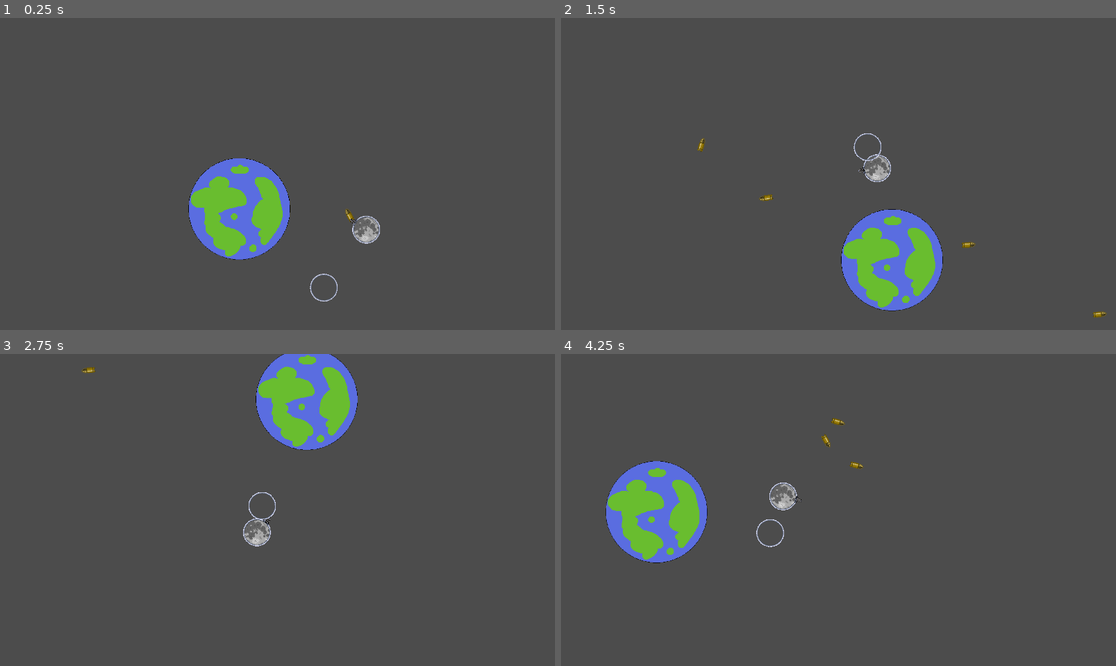
Above: before the commit, frames 1-4 (two rows, left to right).
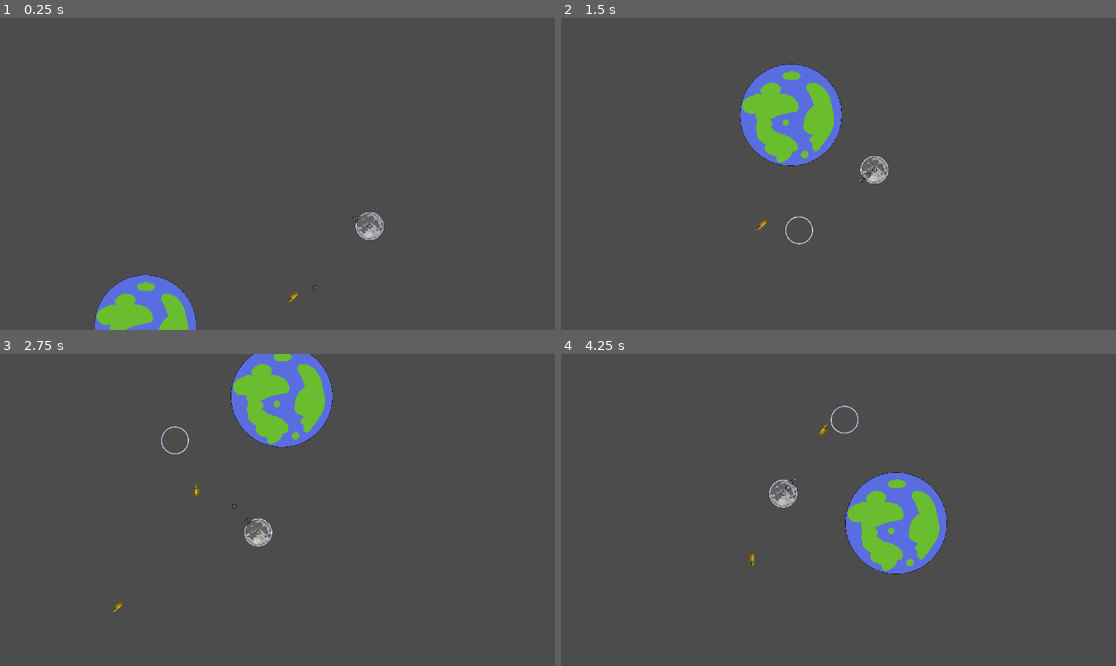
Above: after the commit, the same moments.

Repository: mollySnow/moonshot
Game: Godot game, scene res://nodes/world/World.tscn
Two runs of this game, one before a commit and one after it. Both use one fixed random seed, a clock stepped at 60 frames per second and the inputs below.
Inputs (mouse positions are in pixels of both pictures, inside the frame that each line leads up to):
- Up to frame 1 (0.25 s): no input
- Up to frame 2 (1.5 s): tap Enter (ui_accept) at 0.5, 0.6, 0.77, 1.07, 1.35 s; move the mouse to (960, 158) at 0.52 s; move the mouse to (727, 189) at 1.27 s; hold A from 1.28 s (still down)
- Up to frame 3 (2.75 s): tap Enter (ui_accept) at 1.52, 1.82, 2.1 s; move the mouse to (333, 441) at 2.02 s; release A at 2.03 s
- Up to frame 4 (4.25 s): move the mouse to (810, 572) at 2.77 s; tap Enter (ui_accept) at 2.85, 3.02, 3.32, 3.6, 3.77, 4.07 s; move the mouse to (1005, 556) at 3.52 s; hold A from 3.53 s (still down)

The runs differ from the first frame. In frame 1, 7.7% of the frame differs, in the area x 17-70%, y 44-100%; in frame 2, 10%; in frame 3, 5.2%; in frame 4, 10%, in the area x 8-70%, y 16-71%.

Commit message:
more enemy controlling

Diff:
--- /dev/null
+++ b/src/nodes/Controller/AutoMovementController.gd
@@ -0,0 +1,43 @@
+extends Node2D
+
+export (NodePath) var body_path
+onready var body: RigidBody2D = get_node(body_path)
+onready var aim = $Sprite
+
+var target_position
+var target: RigidBody2D
+var max_speed = 20
+var min_speed = 0
+var distance = 0
+var speed = 10
+var acceleration = 10;
+var deacceleration = 4;
+
+func _ready():
+	target_position = global_position
+
+var count = 0
+func _process(delta):
+	if !is_instance_valid(target): return
+	var r = 300
+
+	var current_distance = target.global_position.distance_to(body.global_position)
+
+	if  current_distance > r:
+		speed += delta * acceleration
+	else:
+		speed -= delta * deacceleration
+
+	speed = clamp(speed, min_speed, max_speed)
+
+	distance = current_distance
+
+	target_position = target.global_position.direction_to(body.global_position) * r + target.global_position
+	aim.global_position = target_position
+	body.apply_central_impulse(body.global_position.direction_to(target_position) * speed)
+
+func on_body_entered(body_entering: RigidBody2D):
+	target = body_entering
+
+func on_body_exited(_body_entering: RigidBody2D):
+	target = null
--- /dev/null
+++ b/src/nodes/Controller/AutoUpdatingMovementController.gd
@@ -0,0 +1,22 @@
+extends Node2D
+
+export (NodePath) var body_path
+onready var body: RigidBody2D = get_node(body_path)
+onready var aim = $Sprite
+
+var target: RigidBody2D
+var target_position: Vector2
+
+func _process(_delta):
+	pass
+
+
+func _ready():
+	target_position = global_position
+
+func on_body_entered(body_entering: RigidBody2D):
+	target = body_entering
+	target_position = target.global_position
+
+func on_body_exited(_body_entering: RigidBody2D):
+	target = null
--- /dev/null
+++ b/src/nodes/Controller/AutoWeaponController.gd
@@ -0,0 +1,19 @@
+extends Node2D
+
+export (NodePath) var weapon_system_path
+onready var weapon_system: WeaponSystem = get_node(weapon_system_path)
+
+var target: RigidBody2D
+
+func _process(_delta):
+	if is_instance_valid(target):
+		weapon_system.aim(global_position.direction_to(target.global_position))
+		weapon_system.shoot()
+
+
+func on_body_entered(body):
+	print("entered")
+	target = body
+
+func on_body_exited(_body):
+	target = null
--- /dev/null
+++ b/src/nodes/Generic/OnEnterDetector.gd
@@ -0,0 +1,17 @@
+extends Area2D
+
+export (NodePath) var node_path
+export (String) var on_body_enter = "on_body_entered"
+export (String) var on_body_exited = "on_body_exited"
+export (int) var radius
+onready var node: Node = get_node(node_path)
+onready var shape = $Shape
+
+func _ready():
+	print("shit")
+	var circle = CircleShape2D.new()
+	circle.radius = radius
+	shape.shape = circle
+	print(shape.shape.radius)
+	var _ce = connect("body_entered", node, on_body_enter)
+	var _cx = connect("body_exited", node, on_body_exited)
--- /dev/null
+++ b/src/nodes/Generic/OnEnterDetector.tscn
@@ -0,0 +1,14 @@
+[gd_scene load_steps=3 format=2]
+
+[ext_resource path="res://nodes/Generic/OnEnterDetector.gd" type="Script" id=1]
+
+[sub_resource type="CircleShape2D" id=1]
+radius = 100.0
+
+[node name="OnEnterDetector" type="Area2D"]
+collision_layer = 0
+collision_mask = 2
+script = ExtResource( 1 )
+
+[node name="Shape" type="CollisionShape2D" parent="."]
+shape = SubResource( 1 )
--- /dev/null
+++ b/src/nodes/Generic/WeaponSystem.gd
@@ -0,0 +1,9 @@
+extends Node2D
+
+class_name WeaponSystem
+
+func aim(_v: Vector2):
+    pass
+
+func shoot():
+    pass
--- a/src/nodes/gun/Gun.gd
+++ b/src/nodes/gun/Gun.gd
@@ -1,13 +1,22 @@
-extends Node2D
+extends WeaponSystem
 
 onready var bullet_spawn_point: Position2D = $Node2D/BulletSpawnPoint
 onready var gun_sprite: Sprite = $Node2D/GunSprite
 onready var rotate_node: Node2D = $Node2D
 
+var cooldown_start: float = 2.0
+var cooldown = 0
+
+func _process(delta):
+	cooldown -= delta
+
 func aim(v: Vector2) -> void:
 	rotate_node.rotation = v.angle()
 
 func shoot() -> Vector2:
+	if cooldown > 0: return Vector2.ZERO
+	cooldown = cooldown_start
+
 	var boom = 1200
 	var velocity = (bullet_spawn_point.global_position - global_position).normalized() * boom
 	Signals.gun_shot_emit(velocity, bullet_spawn_point.global_position, 1)
--- a/src/nodes/moon/AIController.gd
+++ b/src/nodes/moon/AIController.gd
@@ -4,26 +4,56 @@
 export (NodePath) var gun_system_path
 onready var body: RigidBody2D = get_node(body_path)
 onready var gun_system = get_node(gun_system_path)
-onready var detection_area = $DetectionArea
+onready var aim = $Sprite
 
+var mutex
 var velocity = 100;
 var target : RigidBody2D
+var target_position: Vector2 = position
+
+enum State {
+	IDLE,
+	MOVE,
+	SHOOT,
+}
+
+var count = 0
+var state = State.IDLE
+
+func _process_idle(_delta):
+	if body.linear_velocity.length() < 1:
+		body.apply_central_impulse(-body.linear_velocity * 10)
+
+func _process_move(_delta):
+	var r = 200
+	if is_instance_valid(target):
+		target_position = target.global_position.direction_to(body.global_position) * r + target.global_position
+		aim.global_position = target_position
+
+	if r > target_position.distance_to(body.global_position):
+		return
+	body.apply_central_impulse(body.global_position.direction_to(target_position) * 10)
+
+func _process_shoot(_delta):
+	if not is_instance_valid(target):
+		state = State.IDLE
+		return
+
+	gun_system.aim(global_position.direction_to(target.global_position))
+	gun_system.shoot()
 
 func _process(_delta):
-	if is_instance_valid(target):
-		print("freja")
-		body.apply_impulse(Vector2.ZERO, target.global_position - body.global_position * 1)
-
+	match state:
+		State.IDLE:  _process_idle(_delta)
+		State.MOVE:  _process_move(_delta)
+		State.SHOOT: _process_shoot(_delta)
 
 func _ready():
-	detection_area.connect("body_entered", self, "_on_body_entered")
-	detection_area.connect("body_exited", self, "_on_body_exited")
+	mutex = Mutex.new()
 
-func _on_body_entered(body_entering: RigidBody2D):
-	print(body_entering.global_position)
-	target = body_entering;
-	gun_system.aim(body_entering.global_position - global_position)
-	gun_system.shoot()
+func on_body_entered(body_entering: RigidBody2D):
+	state = State.MOVE
+	target = body_entering
 
-func _on_body_exited(_body_entering: RigidBody2D):
+func on_body_exited(_body_entering: RigidBody2D):
 	target = null
--- a/src/nodes/moon/moon.tscn
+++ b/src/nodes/moon/moon.tscn
@@ -1,16 +1,17 @@
-[gd_scene load_steps=8 format=2]
+[gd_scene load_steps=11 format=2]
 
 [ext_resource path="res://nodes/moon/assets/Moon test.png" type="Texture" id=1]
 [ext_resource path="res://nodes/PlayerController/PlayerController.gd" type="Script" id=2]
-[ext_resource path="res://nodes/moon/AIController.gd" type="Script" id=3]
+[ext_resource path="res://nodes/Controller/AutoUpdatingMovementController.gd" type="Script" id=3]
 [ext_resource path="res://nodes/moon/assets/Moonring test.png" type="Texture" id=4]
 [ext_resource path="res://nodes/Gun/Gun.tscn" type="PackedScene" id=5]
+[ext_resource path="res://nodes/Gun/crosshair.png" type="Texture" id=6]
+[ext_resource path="res://nodes/Generic/OnEnterDetector.tscn" type="PackedScene" id=7]
+[ext_resource path="res://nodes/Controller/AutoWeaponController.gd" type="Script" id=8]
+[ext_resource path="res://nodes/Controller/AutoMovementController.gd" type="Script" id=9]
 
 [sub_resource type="CircleShape2D" id=1]
 radius = 48.5183
-
-[sub_resource type="CircleShape2D" id=2]
-radius = 553.191
 
 [node name="Moon" type="RigidBody2D"]
 mode = 2
@@ -31,14 +32,31 @@
 body_path = NodePath("..")
 gun_system_path = NodePath("../Gun")
 
-[node name="AIController" type="Node2D" parent="."]
+[node name="AutoWeaponController" type="Node2D" parent="."]
+script = ExtResource( 8 )
+weapon_system_path = NodePath("../Gun")
+
+[node name="OnEnterDetector" parent="AutoWeaponController" instance=ExtResource( 7 )]
+node_path = NodePath("../../AutoWeaponController")
+radius = 500
+
+[node name="AutoMovementController" type="Node2D" parent="."]
+script = ExtResource( 9 )
+body_path = NodePath("..")
+
+[node name="OnEnterDetector" parent="AutoMovementController" instance=ExtResource( 7 )]
+node_path = NodePath("..")
+radius = 800
+
+[node name="Sprite" type="Sprite" parent="AutoMovementController"]
+texture = ExtResource( 6 )
+
+[node name="AutoUpdatingMovementController" type="Node2D" parent="."]
 script = ExtResource( 3 )
-body_path = NodePath("..")
-gun_system_path = NodePath("../Gun")
 
-[node name="DetectionArea" type="Area2D" parent="AIController"]
-collision_layer = 0
-collision_mask = 2
+[node name="OnEnterDetector" parent="AutoUpdatingMovementController" instance=ExtResource( 7 )]
+node_path = NodePath("..")
+radius = 300
 
-[node name="CollisionShape2D" type="CollisionShape2D" parent="AIController/DetectionArea"]
-shape = SubResource( 2 )
+[node name="Aim" type="Sprite" parent="AutoUpdatingMovementController"]
+texture = ExtResource( 6 )
--- a/src/nodes/world/World.tscn
+++ b/src/nodes/world/World.tscn
@@ -22,7 +22,7 @@
 orbiting_path = NodePath("../Moon")
 
 [node name="Moon" parent="." instance=ExtResource( 4 )]
-position = Vector2( 793.778, -234.932 )
+position = Vector2( 786.096, -355.389 )
 
 [node name="Camera2D" type="Camera2D" parent="."]
 current = true
@@ -32,10 +32,7 @@
 
 [node name="RotatingBody" type="Node2D" parent="."]
 script = ExtResource( 7 )
-__meta__ = {
-"_edit_group_": true
-}
-speed = 3
+speed = 1
 
 [node name="RigidBody2D" type="RigidBody2D" parent="RotatingBody"]
 position = Vector2( 400, 0 )
--- a/src/project.godot
+++ b/src/project.godot
@@ -13,9 +13,15 @@
 "class": "BulletSystem",
 "language": "GDScript",
 "path": "res://nodes/BulletSystem/BulletSystem.gd"
+}, {
+"base": "Node2D",
+"class": "WeaponSystem",
+"language": "GDScript",
+"path": "res://nodes/Generic/WeaponSystem.gd"
 } ]
 _global_script_class_icons={
-"BulletSystem": ""
+"BulletSystem": "",
+"WeaponSystem": ""
 }
 
 [application]
@@ -51,6 +57,10 @@
  ]
 }
 
+[layer_names]
+
+2d_physics/layer_1="Bullets"
+
 [physics]
 
 2d/default_gravity_vector=Vector2( 0, 0 )
